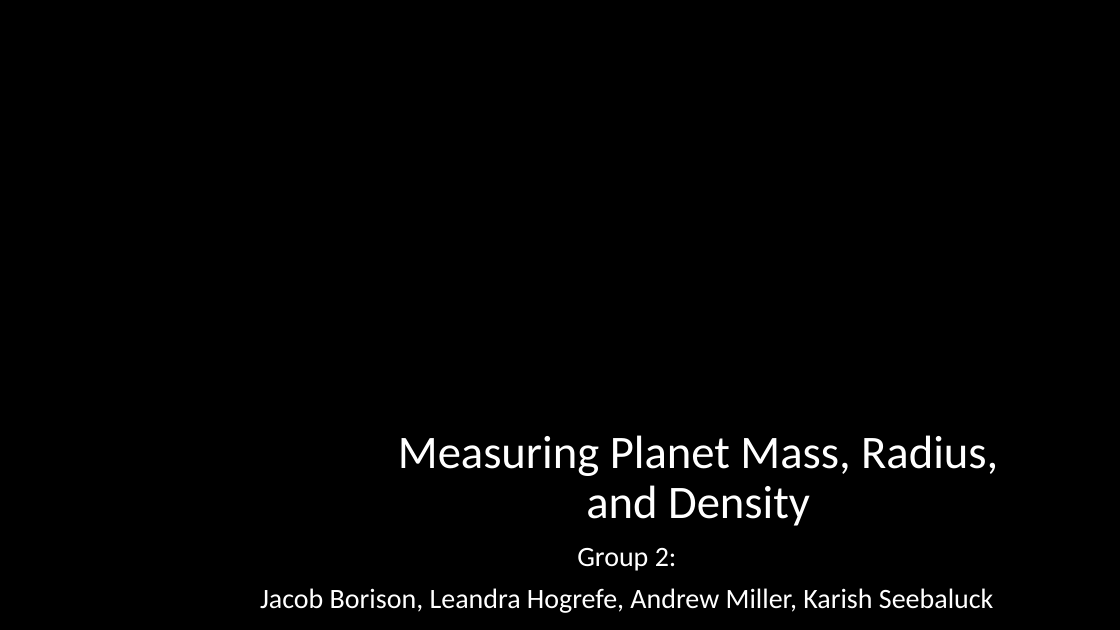
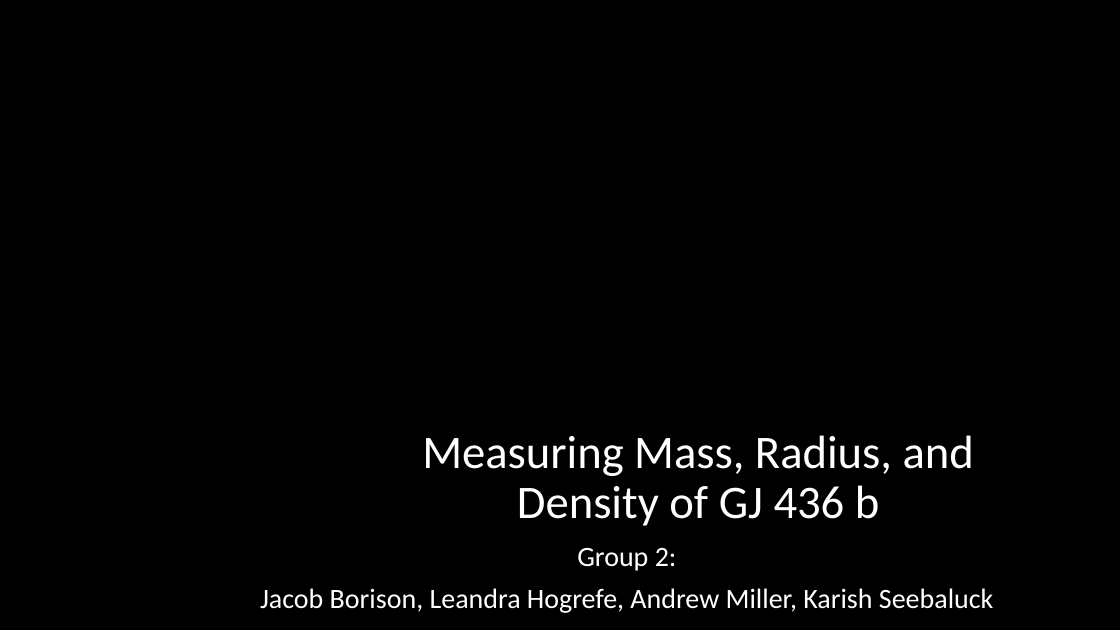
Before and after one commit to karishseebaluck/Astron_5205, a slide deck: slide 1 of Project_2/AstroProject2_SlideDeck.pptx. Drawn at 1120x630 pixels with LibreOffice and Linux fonts; fonts in the diff are those of the drawing; background and template pictures are left out. Boxes give left, top, right and bottom in pixels: in the first picture for what was removed or moved away, otherwise in the second. Text is boxed around its words. In the diff, an @@ line names an element or a change of style, - is before the commit and + after.

```diff
--- a/Project_2/AstroProject2_SlideDeck.pptx
+++ b/Project_2/AstroProject2_SlideDeck.pptx
@@ title at (422,435,974,526): text changed @@
-Measuring Planet Mass, Radius, and Density
+Measuring Mass, Radius, and Density of GJ 436 b
```
Also in this commit, not shown: 7 other slides changed, 1 slide added, 1 slide removed.
